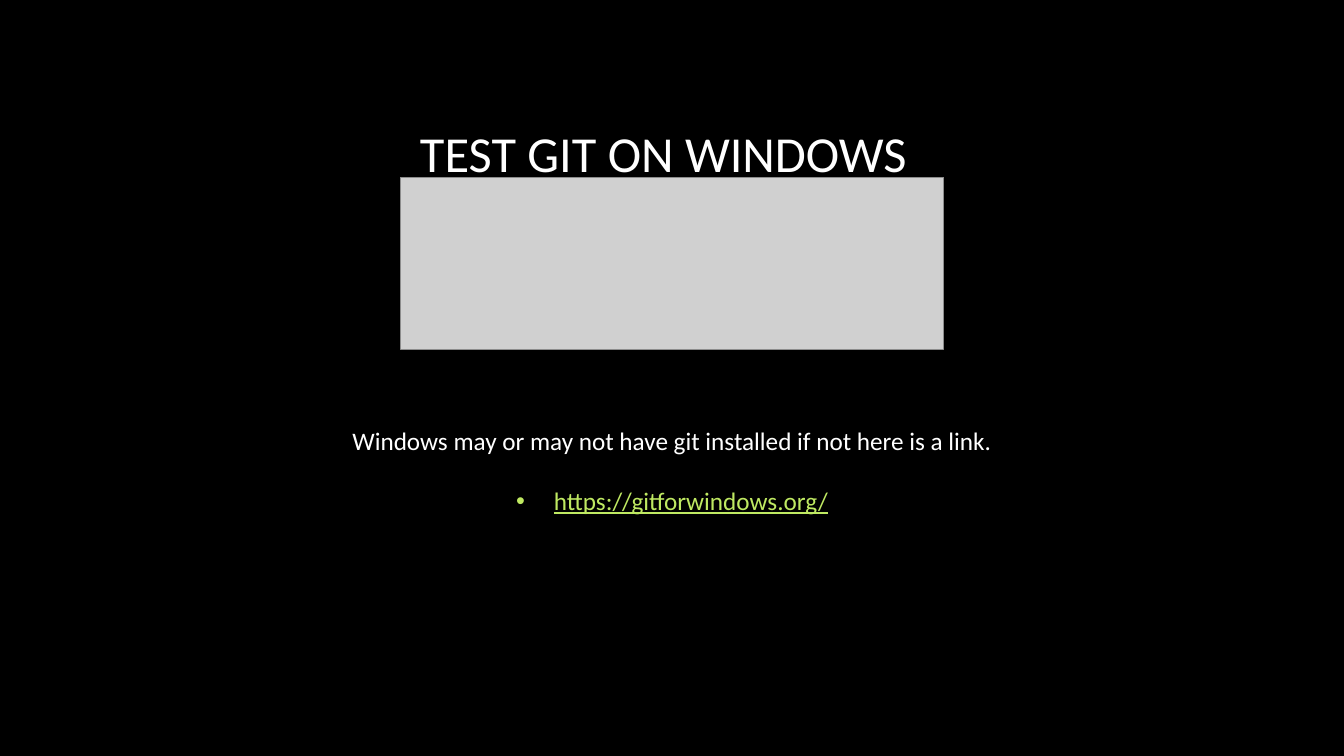
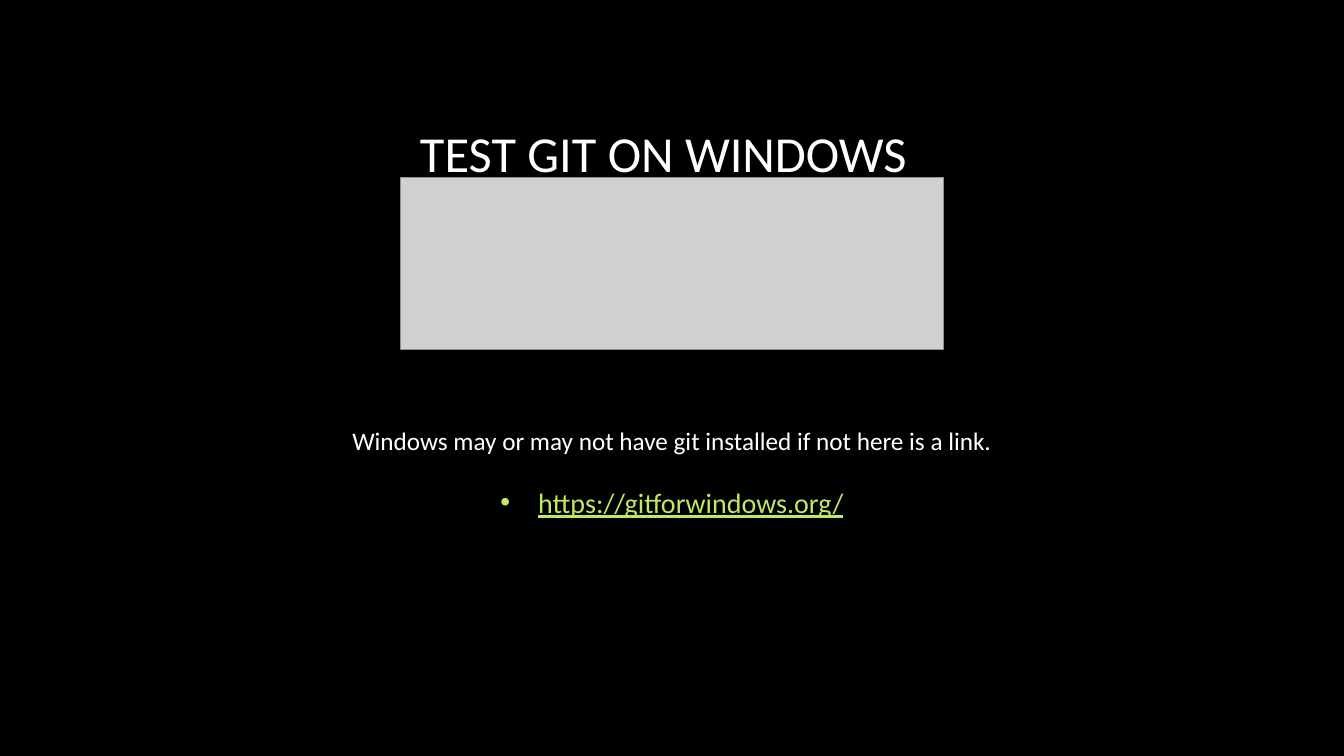
Before and after one commit to adrianopolpo/stat1400, a slide deck: slide 4 of VM_instructions.pptx. Drawn at 1344x756 pixels with LibreOffice and Linux fonts; fonts in the diff are those of the drawing; grey boxes stand for pictures; background and template pictures are left out. Boxes give left, top, right and bottom in pixels: in the first picture for what was removed or moved away, otherwise in the second. Text is boxed around its words. In the diff, an @@ line names an element or a change of style, - is before the commit and + after.

```diff
--- a/VM_instructions.pptx
+++ b/VM_instructions.pptx
@@ text at (538, 493, 843, 518): size 18 to 20 pt in "https://gitforwindows.org/" @@
```
Also in this commit, not shown: 6 other slides changed, 4 slides added, 3 slides removed, 3 other files.
